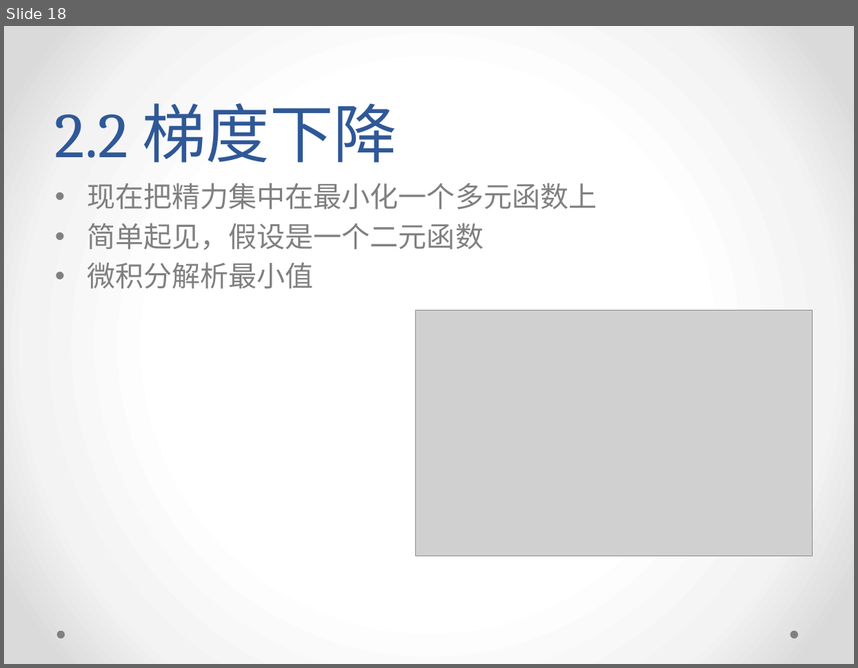
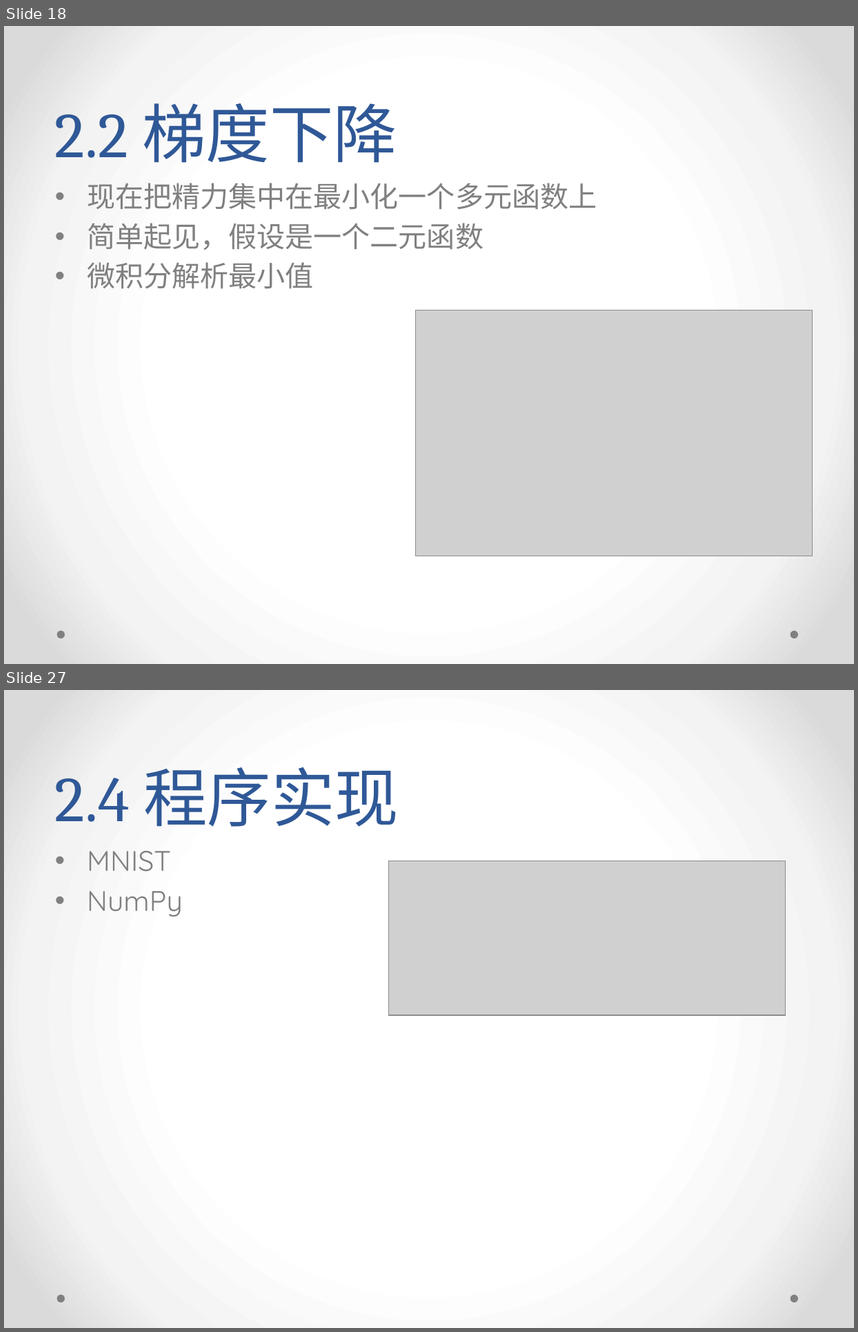
Before and after one commit to yish0000/neuralnetwork, a slide deck: 深度学习数学原理初探.pptx. Shown one above the other, each under a label of ours: slide 18 before the commit, slides 18 and 27 after it; the slides between them are not shown. The pictures are 858x668 and 858x1332 pixels, drawn with LibreOffice and Linux fonts; fonts in the diff are those of the drawing; grey boxes stand for pictures; background and template pictures are left out. Boxes give left, top, right and bottom in pixels: in the first picture for what was removed or moved away, otherwise in the second. Text is boxed around its words. In the diff, an @@ line names an element or a change of style, - is before the commit and + after.

```diff
--- a/深度学习数学原理初探.pptx
+++ b/深度学习数学原理初探.pptx
@@ slide 27 added at (4,690,854,1328), background gradient #FFFFFF to #F4F4F4 to #DADADA; not listed: 2 template elements that a slide beside it also shows @@
@@ title added at (55,767,399,827), 54 pt, text #2F5897 @@
+2.4 程序实现
@@ text added at (87,851,183,916), 24 pt, text #808080 @@
+• MNIST
+• NumPy
@@ picture added at (389,861,786,1015) @@
```
Also in this commit, not shown: 1 slide changed, 14 other slides added, 1 slide removed.
